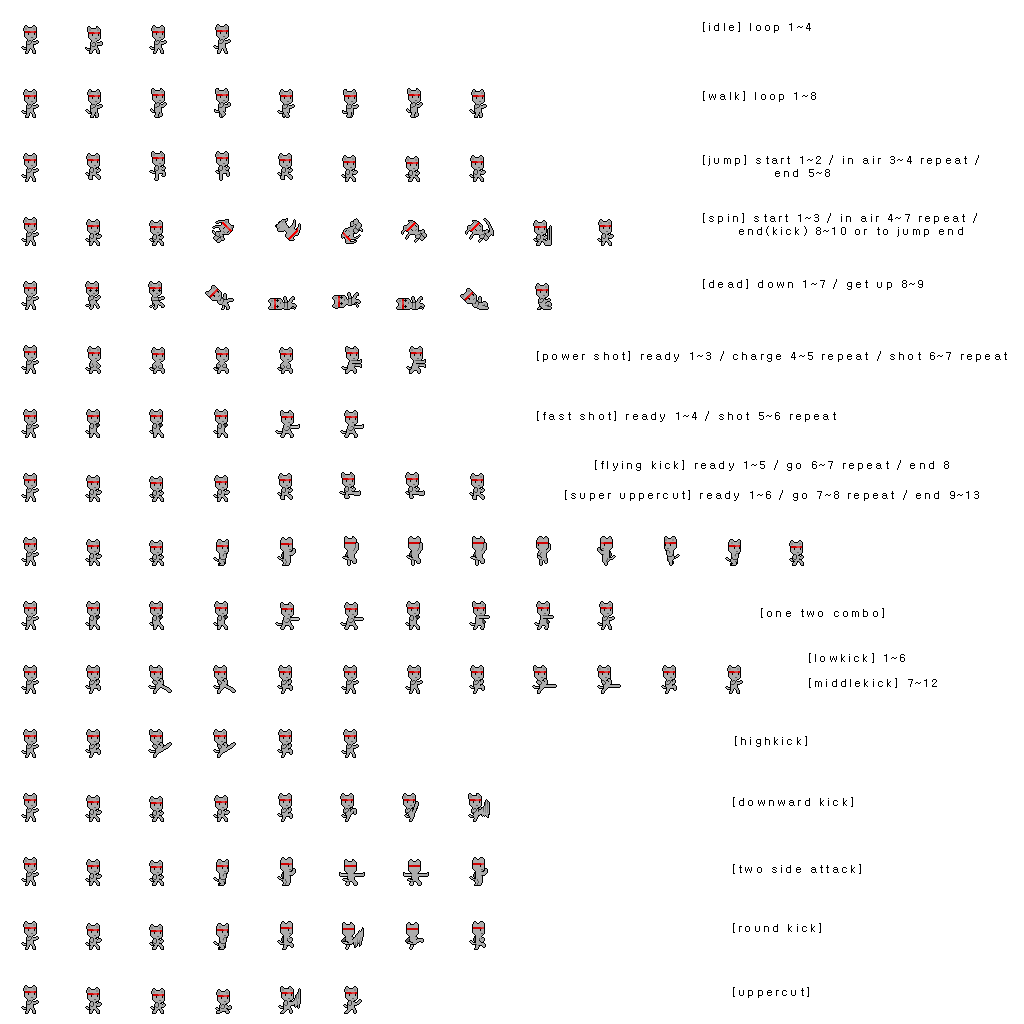
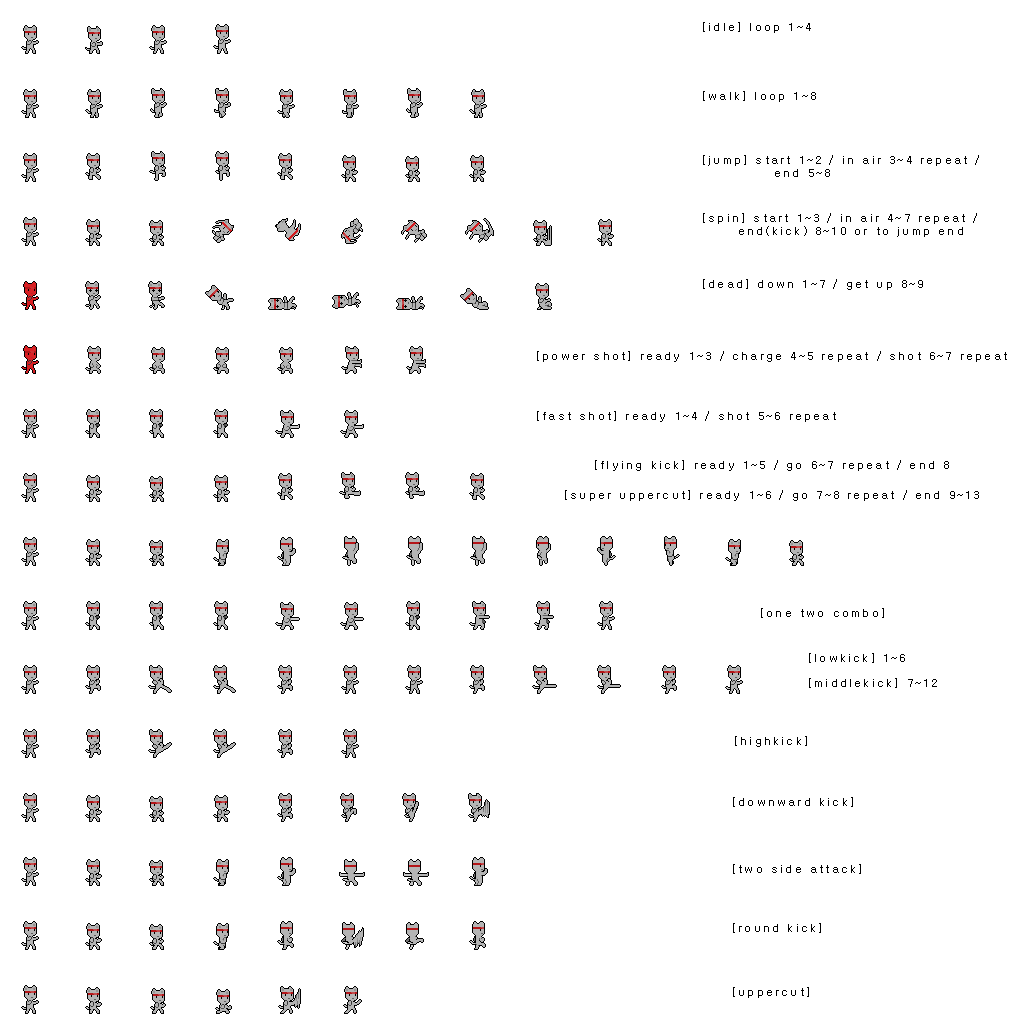
Layered file, before and after one edit (1024×1024). Changes by layer:
removed layer "Layer 2" (was 32%) over [23, 25, 803, 1013]
painted on "Layer 1" over [22, 25, 803, 1013]
